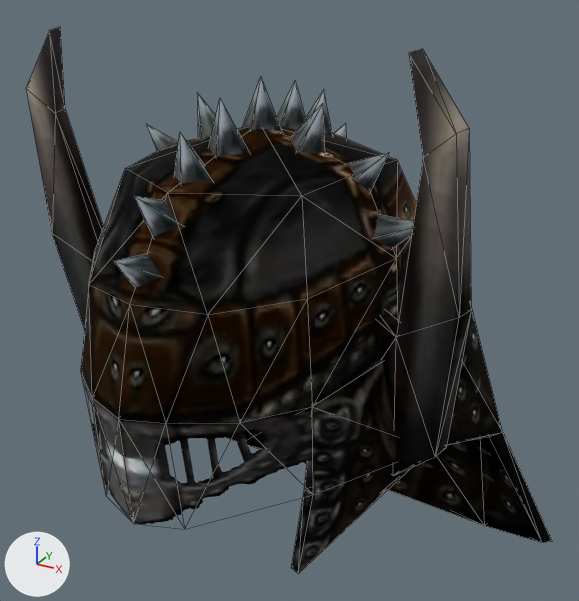
The glTF model assets/models/ITAR_DJG_HELM.glb: old version first, new version second.
Rendered twice from a 50 mm camera at (0.29, -0.479, 0.258) aimed at (-0.004, 0.057, -0.01). Every picture has the same lights, and +X, +Y and +Z are marked at lower left. Mesh edges are drawn as thin lines. Vertices at the same position are counted once.
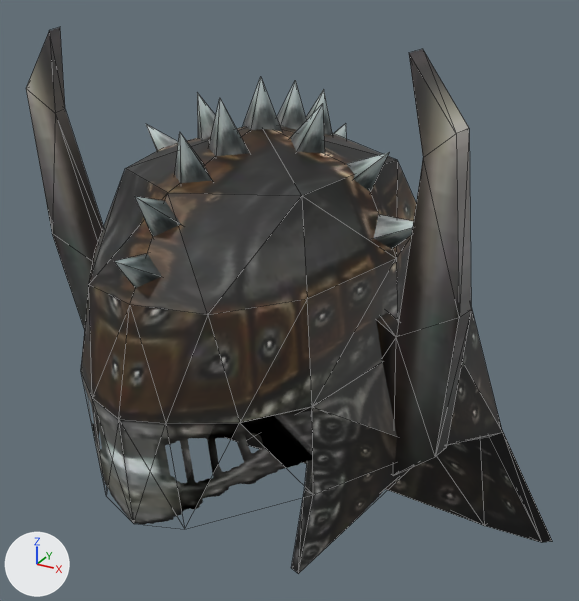
Edits to the scene script, one JSON object a line:
```json
{"op": "add", "block": "img_helmdrgh_v1_1", "code": ["img_helmdrgh_v1_1 = load_image('HelmDrgH_V1', '_unpacked/HelmDrgH_V1', 256, 256, 'sRGB')"]}
{"op": "add", "block": "img_drgh_v2_1", "code": ["img_drgh_v2_1 = load_image('DrgH_V2', '_unpacked/DrgH_V2', 512, 512, 'sRGB')"]}
{"op": "set", "path": "mat_material03rogi.metallic", "old": "1.0", "new": "0.0"}
{"op": "set", "path": "mat_material03rogi.roughness", "old": "1.0", "new": "0.5"}
{"op": "set", "path": "mat_material03rogi.texture", "old": "img_drgh_v2", "new": "img_drgh_v2_1"}
{"block": "mat_helmcaly", "where": "n0 = _N.new('ShaderNodeBsdfPrincipled'); n0.name = 'Principled BSDF'"}
{"op": "remove", "block": "mat_helmcaly", "code": "n0.inputs[1].default_value = 1.0  # 'Metallic'"}
{"op": "remove", "block": "mat_helmcaly", "code": "n0.inputs[2].default_value = 1.0  # 'Roughness'"}
{"block": "mat_helmcaly", "where": "n4 = _N.new('ShaderNodeTexImage'); n4.name = 'Image Texture'"}
{"op": "set", "path": "n4.image", "old": "img_helmdrgh_v1", "new": "img_helmdrgh_v1_1"}
{"block": "mat_nakedzaslonka", "where": "n0 = _N.new('ShaderNodeBsdfPrincipled'); n0.name = 'Principled BSDF'"}
{"op": "remove", "block": "mat_nakedzaslonka", "code": "n0.inputs[1].default_value = 1.0  # 'Metallic'"}
{"op": "remove", "block": "mat_nakedzaslonka", "code": "n0.inputs[2].default_value = 1.0  # 'Roughness'"}
{"block": "mat_nakedzaslonka", "where": "n4 = _N.new('ShaderNodeTexImage'); n4.name = 'Image Texture'"}
{"op": "set", "path": "n4.image", "old": "img_helmdrgh_v1", "new": "img_helmdrgh_v1_1"}
{"block": "me_mesh", "where": "# used by ob_mesh; location = (0.0, 0.0, 0.0)"}
{"op": "remove", "block": "me_mesh", "code": "me_mesh.from_pydata(...)  # 195 vertices, 276 faces; spans x -0.21..0.219, y -0.162..0.245, z -0.307..0.207"}
{"op": "add", "block": "me_mesh", "code": "me_mesh.from_pydata(...)  # 193 vertices, 276 faces; spans x -0.21..0.219, y -0.162..0.245, z -0.307..0.207"}
{"block": "me_mesh", "change": "me_mesh part 1"}
{"block": "me_mesh", "change": "2 vertices are removed from x -0.079..0.083, y -0.08..-0.073, z -0.082..-0.079"}
{"block": "me_mesh", "change": "7 faces are deleted"}
{"block": "me_mesh", "change": "3 new faces join them, mat_helmcaly"}
{"block": "me_mesh", "change": "4 new faces join them, mat_nakedzaslonka"}
{"block": "me_mesh", "change": "me_mesh part 2: the surface is now shaded flat"}
```

Where the change shows, as pixel boxes (x1, y1, x2, y2) in the pictures (579 x 601 px; the box of a moved part takes in the faces that stretch with it):
```json
{"object": "Mesh", "change": "surface changed, reshaped", "before": [26, 27, 552, 574], "after": [26, 27, 552, 574], "on screen": "black to grey"}
{"part": 1, "of": "me_mesh", "change": "moved or reshaped", "before": [81, 372, 307, 509], "after": [81, 372, 313, 509]}
```
